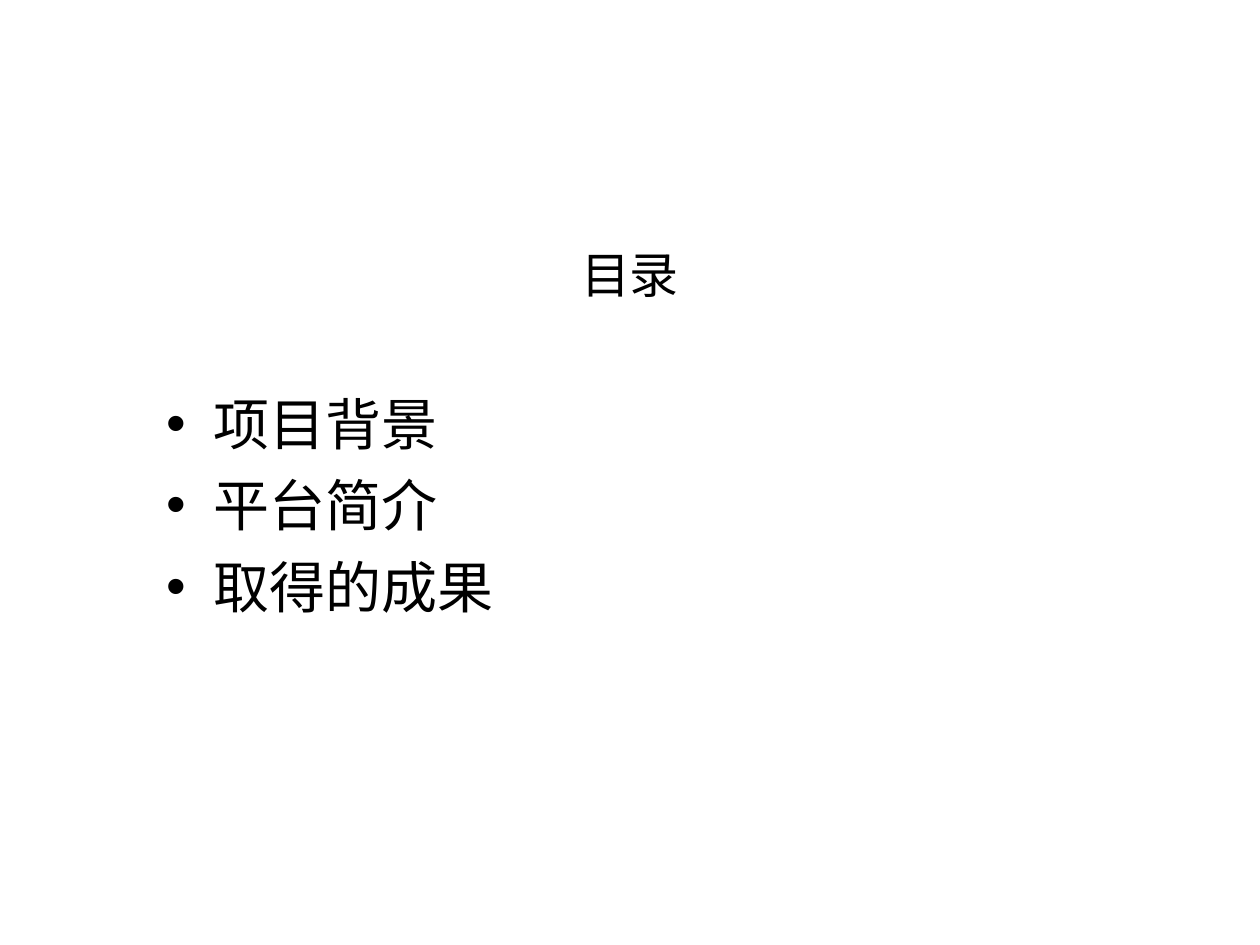
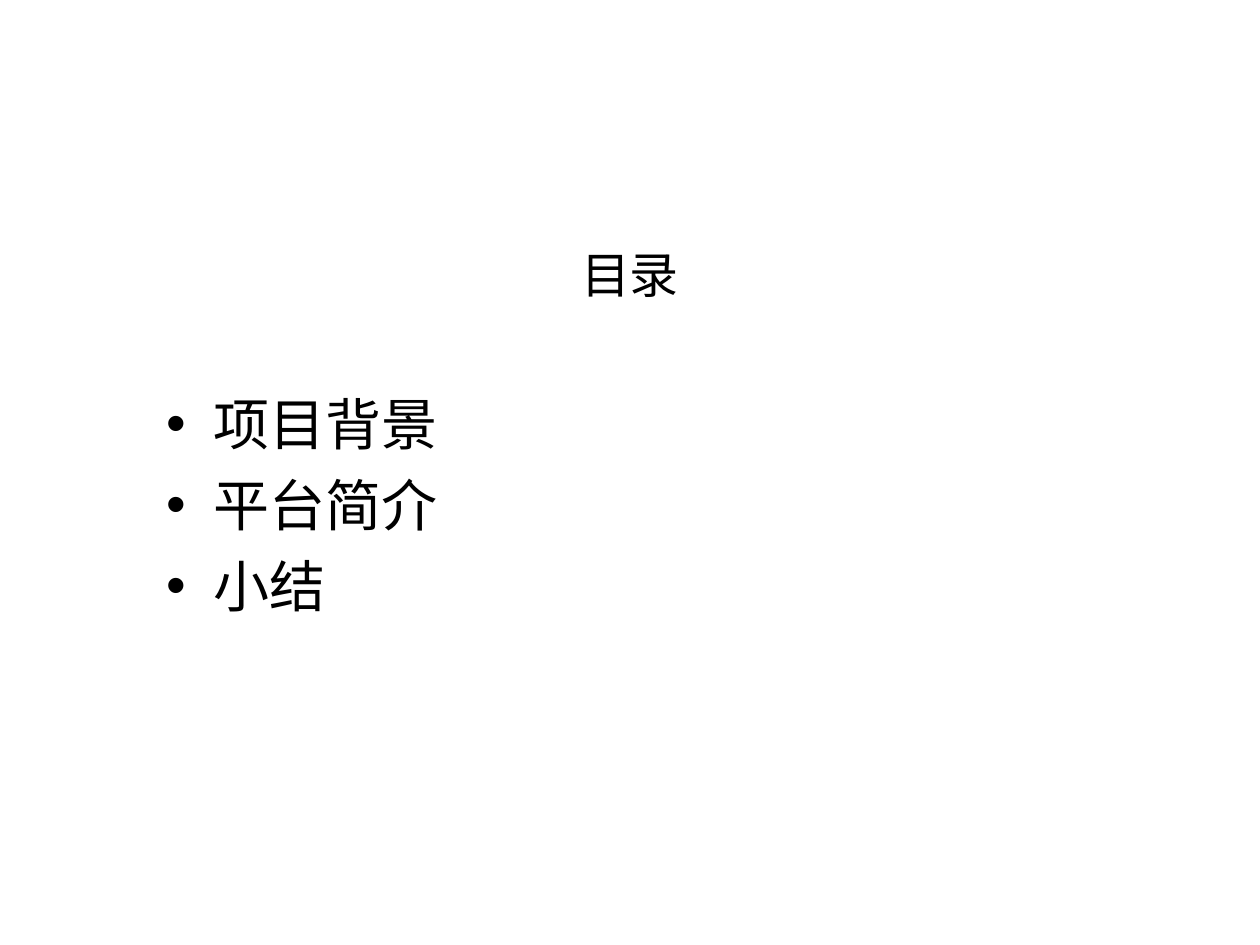
Before and after one commit to shqcandy/Report, a slide deck: slide 2 of 报告_v1.ppt. Drawn at 1260x945 pixels with LibreOffice and Linux fonts; fonts in the diff are those of the drawing; background and template pictures are left out. Boxes give left, top, right and bottom in pixels: in the first picture for what was removed or moved away, otherwise in the second. Text is boxed around its words. In the diff, an @@ line names an element or a change of style, - is before the commit and + after.

```diff
--- a/报告_v1.ppt
+++ b/报告_v1.ppt
@@ text at (x1=213, y1=560, x2=325, y2=612): text changed @@
-• 取得的成果
+• 小结
```
Also in this commit, not shown: 7 other slides changed, 4 slides added, 6 slides removed.
